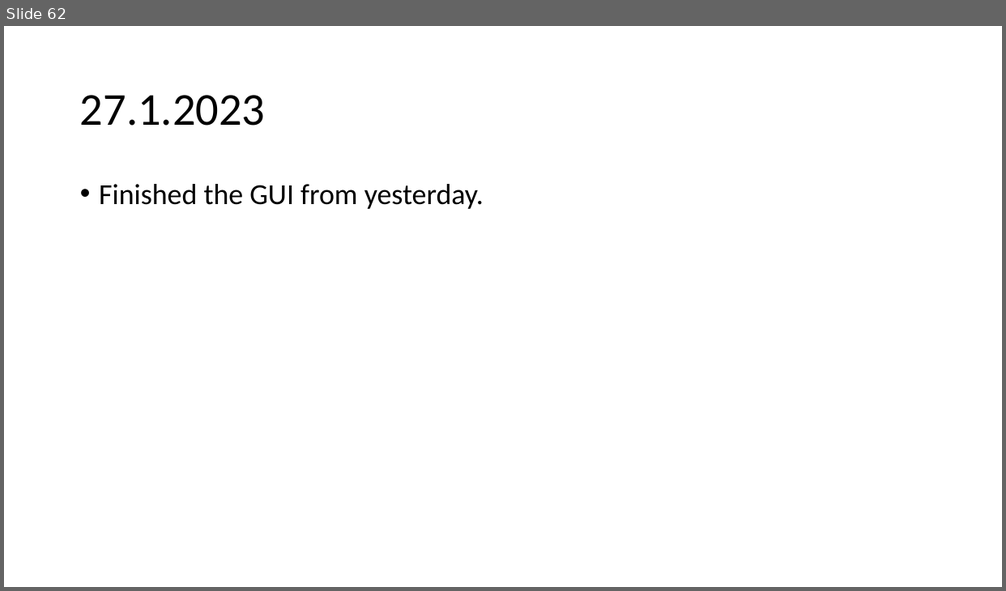
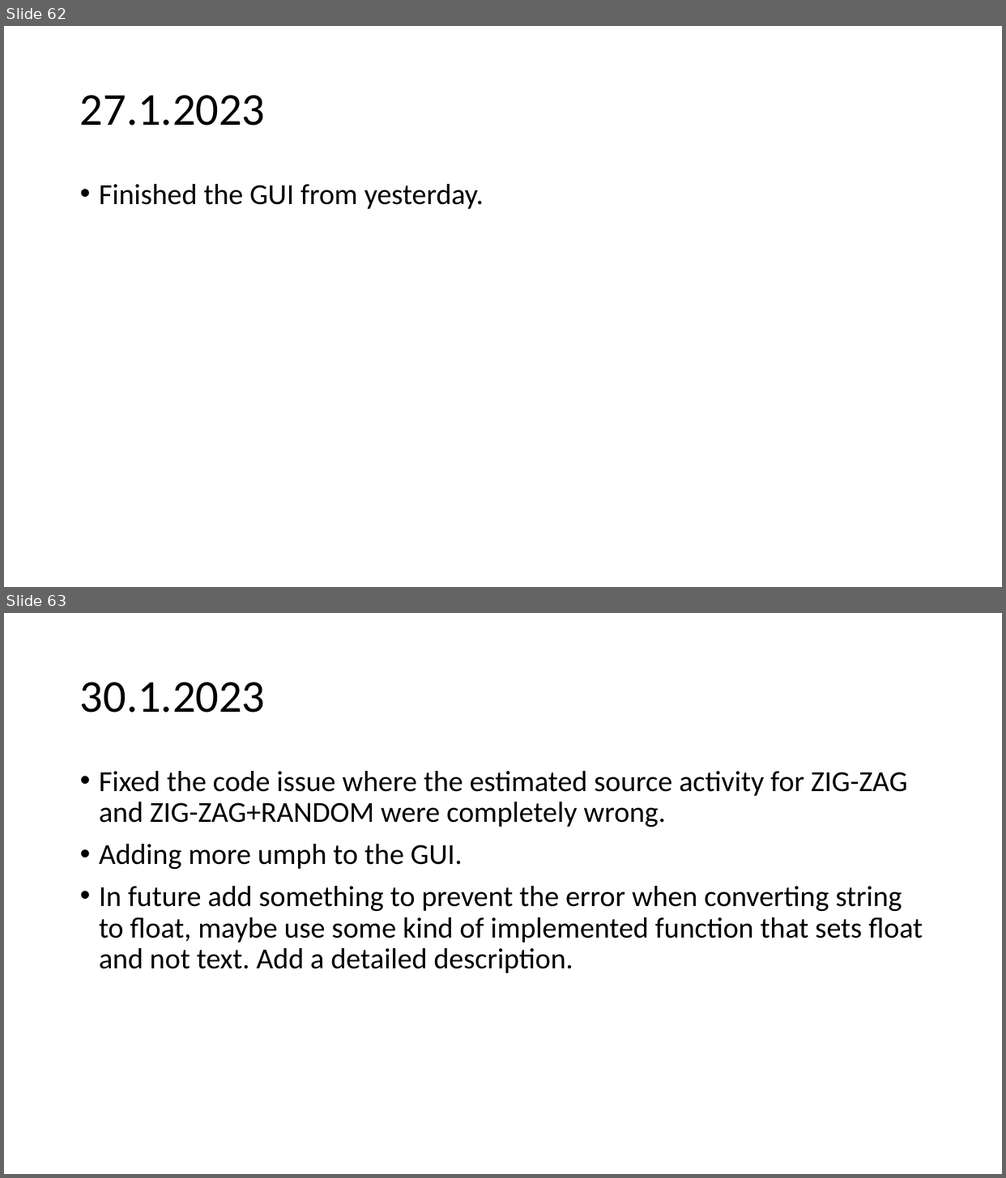
Before and after one commit to urhtrinko/DroneRadioactivity_student_job, a slide deck: reports/work_diary.pptx. Shown one above the other, each under a label of ours: slide 62 before the commit, slides 62 and 63 after it. The pictures are 1006x591 and 1006x1178 pixels, drawn with LibreOffice and Linux fonts; fonts in the diff are those of the drawing. Boxes give left, top, right and bottom in pixels: in the first picture for what was removed or moved away, otherwise in the second. Text is boxed around its words. In the diff, an @@ line names an element or a change of style, - is before the commit and + after.

```diff
--- a/reports/work_diary.pptx
+++ b/reports/work_diary.pptx
@@ slide 63 added at [4, 613, 1002, 1174], background #FFFFFF @@
@@ title added at [80, 682, 266, 713], 44 pt, text #000000 @@
+30.1.2023
@@ text added at [99, 771, 923, 973], 28 pt, text #000000 @@
+• Fixed the code issue where the estimated source activity for ZIG-ZAG and ZIG-ZAG+RANDOM were completely wrong.
+• Adding more umph to the GUI.
+• In future add something to prevent the error when converting string to float, maybe use some kind of implemented function that sets float and not text. Add a detailed description.
```
Also in this commit, not shown: 11 other files.
